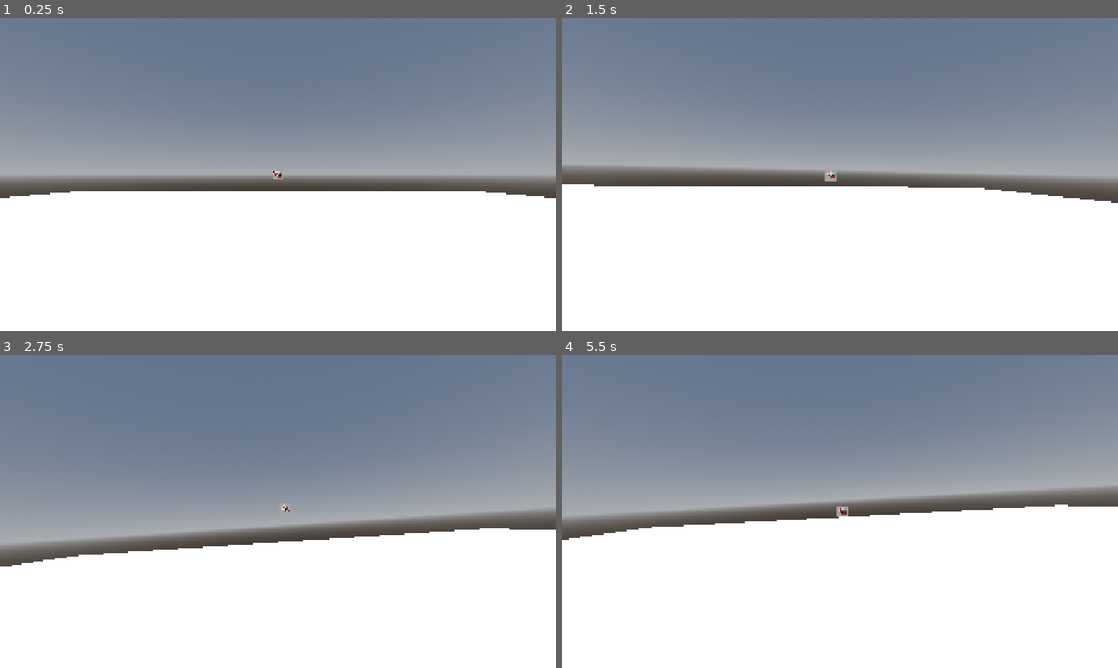
Above: before the commit, frames 1-4 (two rows, left to right).
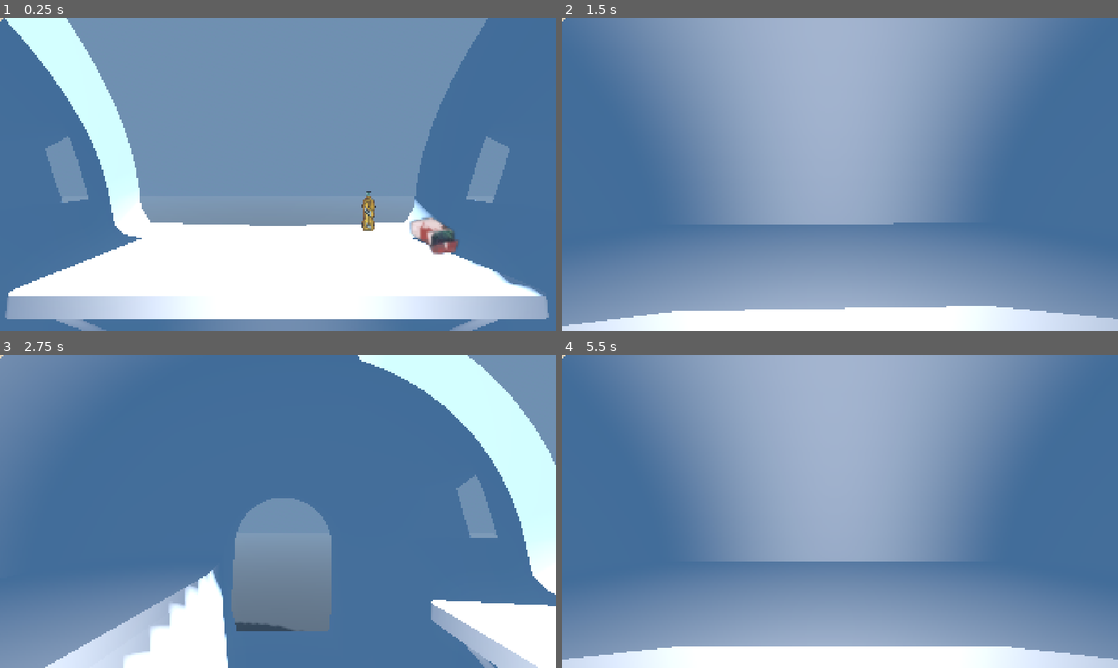
Above: after the commit, the same moments.

Repository: Peponepo/Atlantic-Eats
Game: Godot game, scene res://Scenes/main.tscn
Two runs of this game, one before a commit and one after it. Both use one fixed random seed, a clock stepped at 60 frames per second and the inputs below.
Inputs (mouse positions are in pixels of both pictures, inside the frame that each line leads up to):
- Up to frame 1 (0.25 s): no input
- Up to frame 2 (1.5 s): tap Enter at 0.5 s; move the mouse to (867, 174) at 0.52 s; hold D (turn_right) 0.53-1.28 s; hold S (turn_around) 0.53-1.28 s; click (867, 174) at 0.8 s; move the mouse to (812, 174) at 1.27 s; hold A (turn_left) from 1.28 s (still down); click (812, 174) at 1.35 s
- Up to frame 3 (2.75 s): tap S (turn_around) at 1.55 s; move the mouse to (289, 505) at 2.02 s; release A (turn_left) at 2.03 s; hold D (turn_right) from 2.03 s (still down); hold S (turn_around) from 2.03 s (still down); click (289, 505) at 2.3 s
- Up to frame 4 (5.5 s): move the mouse to (834, 517) at 2.77 s; release S (turn_around) at 2.78 s; click (834, 517) at 2.85 s; tap S (turn_around) at 3.05, 4.55 s; move the mouse to (878, 514) at 3.52 s; release D (turn_right) at 3.53 s; hold S (turn_around) 3.53-4.28 s; hold A (turn_left) from 3.53 s (still down); click (878, 514) at 3.8 s; tap Escape (esc, bound only after the commit) at 4.15 s; move the mouse to (795, 508) at 4.27 s; click (795, 508) at 4.35 s; move the mouse to (845, 511) at 5.02 s; hold S (turn_around) from 5.03 s (still down); click (845, 511) at 5.3 s

The runs differ from the first frame. In frame 1, 77% of the frame differs, in the area x 0-100%, y 0-100%; in frame 2, 90%; in frame 3, 91%; in frame 4, 91%.
Error after the commit: Invalid access to property or key 'window_center' on a base object of type 'Nil'. (res://Scripts/cursor.gd:13)

Commit message:
added a bunch of polish to the camera controller, side-screen rotating, grabbable items, extensable item class, and refactored some systems to make them better for the future

Diff:
--- /dev/null
+++ b/Scenes/grabbable_item.tscn
@@ -0,0 +1,24 @@
+[gd_scene format=3 uid="uid://bc63753wvisrt"]
+
+[ext_resource type="Script" uid="uid://bo01uqk7wixay" path="res://Scripts/grabbable_item.gd" id="1_mo35o"]
+[ext_resource type="Texture2D" uid="uid://nb4u6yoat2wl" path="res://Art/2D/Item/Marlinboros.png" id="1_n7yxa"]
+
+[sub_resource type="SphereShape3D" id="SphereShape3D_6t5aa"]
+radius = 0.10453754
+
+[node name="GrabbableItem" type="Area3D" unique_id=998125772]
+transform = Transform3D(1, 0, -3.5527137e-14, 0, 1, 0, 3.5527137e-14, 0, 1, 0, 0, 0)
+script = ExtResource("1_mo35o")
+size = 0.9755
+
+[node name="CollisionShape3D" type="CollisionShape3D" parent="." unique_id=444428938]
+transform = Transform3D(1, 0, -2.494005e-12, 0, 1, 0, 2.494005e-12, 0, 1, 0, 0, 0)
+shape = SubResource("SphereShape3D_6t5aa")
+debug_color = Color(0.87734646, 0.58203965, 0.60579157, 1)
+
+[node name="Sprite" type="Sprite3D" parent="." unique_id=869108981]
+transform = Transform3D(1, 0, -1.4210855e-14, 0, 1, 0, 1.4210855e-14, 0, 1, 0, -0.017051682, 0)
+pixel_size = 0.0001
+billboard = 2
+no_depth_test = true
+texture = ExtResource("1_n7yxa")
--- a/Scenes/main.tscn
+++ b/Scenes/main.tscn
@@ -1,6 +1,8 @@
 [gd_scene format=3 uid="uid://60mq08ca31b5"]
 
 [ext_resource type="PackedScene" uid="uid://tettfd0lgrqg" path="res://Scenes/player.tscn" id="1_jjgbg"]
+[ext_resource type="Texture2D" uid="uid://8dacil83l2te" path="res://Art/2D/Planceholder/Hand.png" id="2_8gbba"]
+[ext_resource type="PackedScene" uid="uid://b7jtu2hwioe2s" path="res://Scenes/submarine.tscn" id="2_bo1nx"]
 
 [sub_resource type="ProceduralSkyMaterial" id="ProceduralSkyMaterial_jjgbg"]
 sky_horizon_color = Color(0.66224277, 0.6717428, 0.6867428, 1)
@@ -10,11 +12,13 @@
 sky_material = SubResource("ProceduralSkyMaterial_jjgbg")
 
 [sub_resource type="Environment" id="Environment_8gbba"]
-background_mode = 2
+background_mode = 1
+background_color = Color(0.22521952, 0.40575567, 0.58833843, 1)
 sky = SubResource("Sky_bo1nx")
 glow_enabled = true
-
-[sub_resource type="WorldBoundaryShape3D" id="WorldBoundaryShape3D_qnxwq"]
+fog_enabled = true
+fog_light_color = Color(0.43614408, 0.563695, 0.6967849, 1)
+fog_density = 0.059
 
 [sub_resource type="StandardMaterial3D" id="StandardMaterial3D_d1kix"]
 
@@ -22,6 +26,9 @@
 material = SubResource("StandardMaterial3D_d1kix")
 size = Vector2(40, 40)
 orientation = 1
+
+[sub_resource type="StandardMaterial3D" id="StandardMaterial3D_vgqql"]
+albedo_color = Color(0.16924527, 0.1692453, 0.16924527, 1)
 
 [node name="Main" type="Node3D" unique_id=499621592]
 
@@ -32,13 +39,13 @@
 [node name="WorldEnvironment" type="WorldEnvironment" parent="." unique_id=257886883]
 environment = SubResource("Environment_8gbba")
 
-[node name="WorldFloor" type="StaticBody3D" parent="." unique_id=531696396]
-
-[node name="CollisionShape3D" type="CollisionShape3D" parent="WorldFloor" unique_id=793624082]
-shape = SubResource("WorldBoundaryShape3D_qnxwq")
-
-[node name="MeshInstance3D" type="MeshInstance3D" parent="WorldFloor" unique_id=1558813519]
+[node name="MeshInstance3D" type="MeshInstance3D" parent="." unique_id=1558813519]
 mesh = SubResource("QuadMesh_qnxwq")
+surface_material_override/0 = SubResource("StandardMaterial3D_vgqql")
 
 [node name="Player" parent="." unique_id=1561232060 instance=ExtResource("1_jjgbg")]
-transform = Transform3D(1, 0, 0, 0, 1, 0, 0, 0, 1, 0.026848793, 1, 0.13910866)
+transform = Transform3D(1, 0, 0, 0, 1, 0, 0, 0, 1, 0.026848793, 1.559407, 0.13910866)
+cursor_default_tex = ExtResource("2_8gbba")
+
+[node name="Submarine" parent="." unique_id=1464695237 instance=ExtResource("2_bo1nx")]
+transform = Transform3D(-2.066378, 0, -3.1201444e-07, 0, 2.066378, 0, 3.1201444e-07, 0, -2.066378, 0.022969663, 1.5553766, 0.05600512)
--- a/Scenes/player.tscn
+++ b/Scenes/player.tscn
@@ -1,39 +1,53 @@
 [gd_scene format=3 uid="uid://tettfd0lgrqg"]
 
-[ext_resource type="Script" uid="uid://dlbt6gf7hk4cp" path="res://Scripts/camera_pivot.gd" id="1_v0iea"]
-[ext_resource type="Script" uid="uid://clgb565anihj4" path="res://Scenes/player_rotation.gd" id="1_vgqql"]
-[ext_resource type="Texture2D" uid="uid://bon64gnv51a2r" path="res://Textures/Marlinboros.jpg" id="2_6t5aa"]
+[ext_resource type="Script" uid="uid://clgb565anihj4" path="res://Scripts/player_controller.gd" id="1_vgqql"]
 [ext_resource type="Script" uid="uid://dgcf70ag7gdiu" path="res://Scripts/cursor.gd" id="2_cvnsp"]
+[ext_resource type="Texture2D" uid="uid://8dacil83l2te" path="res://Art/2D/Planceholder/Hand.png" id="3_vgqql"]
 
 [sub_resource type="CapsuleMesh" id="CapsuleMesh_qnxwq"]
 
-[sub_resource type="CapsuleShape3D" id="CapsuleShape3D_f60y1"]
-
-[node name="Player" type="CharacterBody3D" unique_id=1561232060]
+[node name="Player" type="Node3D" unique_id=877315769]
 script = ExtResource("1_vgqql")
+lean_deadzone = Vector2(2, 3)
+lean_speed = Vector2(0.01, 0.02)
 
 [node name="MeshInstance3D" type="MeshInstance3D" parent="." unique_id=431085661]
+visible = false
 mesh = SubResource("CapsuleMesh_qnxwq")
-
-[node name="CollisionShape3D" type="CollisionShape3D" parent="." unique_id=1827682635]
-shape = SubResource("CapsuleShape3D_f60y1")
 
 [node name="Head" type="Node3D" parent="." unique_id=918834939]
 
 [node name="CameraPivot" type="Node3D" parent="Head" unique_id=1212069225]
+unique_name_in_owner = true
 transform = Transform3D(1, 0, 0, 0, 1, 0, 0, 0, 1, 0, 0.6805519, 0)
-script = ExtResource("1_v0iea")
 
-[node name="Camera3D" type="Camera3D" parent="Head/CameraPivot" unique_id=281185297]
+[node name="Camera" type="Camera3D" parent="Head/CameraPivot" unique_id=281185297]
+unique_name_in_owner = true
+transform = Transform3D(1, 0, 0, 0, 1, 0, 0, 0, 1, 0, -0.14196438, 0)
 current = true
+
+[node name="CursorRaycast" type="RayCast3D" parent="Head/CameraPivot/Camera" unique_id=754597761]
+unique_name_in_owner = true
+collide_with_areas = true
+collide_with_bodies = false
+debug_shape_custom_color = Color(1, 0, 0.69803923, 1)
 
 [node name="UI" type="CanvasLayer" parent="." unique_id=933530641]
 
-[node name="Cursor" type="TextureRect" parent="UI" unique_id=1171320561]
+[node name="CursorHolder" type="Node2D" parent="UI" unique_id=1808868553 node_paths=PackedStringArray("player")]
+unique_name_in_owner = true
+script = ExtResource("2_cvnsp")
+smoothness = 10.0
+player = NodePath("../..")
+
+[node name="Cursor" type="TextureRect" parent="UI/CursorHolder" unique_id=1171320561]
+unique_name_in_owner = true
 custom_minimum_size = Vector2(32, 32)
-offset_right = 40.0
-offset_bottom = 40.0
-texture = ExtResource("2_6t5aa")
+offset_left = -20.0
+offset_top = -20.0
+offset_right = 20.0
+offset_bottom = 20.0
+pivot_offset_ratio = Vector2(0.5, 0.5)
+texture = ExtResource("3_vgqql")
 expand_mode = 1
 stretch_mode = 5
-script = ExtResource("2_cvnsp")
--- a/Scenes/player_rotation.gd
+++ /dev/null
@@ -1,26 +0,0 @@
-extends CharacterBody3D
-
-@export var turn_speed: float = 10.0
-
-var target_rotation: float = 0.0
-
-func _input(event):
-	#if D is pressed, turn right
-	if event.is_action_pressed("turn_right"):
-		target_rotation -= 90.0
-
-	#if S is pressed, turn around
-	elif event.is_action_pressed("turn_around"):
-		target_rotation += 180.0
-
-	#if A is pressed, turn left
-	elif event.is_action_pressed("turn_left"):
-		target_rotation += 90.0
-
-
-func _process(delta):
-	rotation.y = lerp_angle(
-		rotation.y,
-		deg_to_rad(target_rotation),
-		1.0 - exp(-turn_speed * delta)
-	)
--- /dev/null
+++ b/Scenes/submarine.tscn
@@ -0,0 +1,33 @@
+[gd_scene format=3 uid="uid://b7jtu2hwioe2s"]
+
+[ext_resource type="PackedScene" uid="uid://buxfr82qgu0s6" path="res://Art/3D/Submarine.glb" id="1_hyx2r"]
+[ext_resource type="PackedScene" uid="uid://bc63753wvisrt" path="res://Scenes/grabbable_item.tscn" id="2_74qfh"]
+
+[node name="Submarine" type="Node3D" unique_id=1464695237]
+transform = Transform3D(-2.066378, 0, -1.8064851e-07, 0, 2.066378, 0, 1.8064851e-07, 0, -2.066378, 0, 0, 0)
+
+[node name="Model" type="Node3D" parent="." unique_id=298140425]
+
+[node name="OmniLight3D" type="OmniLight3D" parent="Model" unique_id=1483883408]
+transform = Transform3D(0.48393854, 0, -7.1054274e-15, 0, 0.48393854, 0, 7.1054274e-15, 0, 0.48393854, -0.020333173, 0.05737233, -0.03581132)
+omni_range = 2.0776021
+
+[node name="Submarine" parent="Model" unique_id=531735892 instance=ExtResource("1_hyx2r")]
+transform = Transform3D(1, 0, -1.4210855e-14, 0, 1, 0, 1.4210855e-14, 0, 1, 0, 0, 0)
+
+[node name="Items" type="Node3D" parent="." unique_id=1917770635]
+
+[node name="GrabbableItem" parent="Items" unique_id=466594871 instance=ExtResource("2_74qfh")]
+transform = Transform3D(1, 0, -3.5527137e-14, 0, 1, 0, 3.5527137e-14, 0, 1, -0.4543276, 0.1035436, 0.55179435)
+item_id = "cigs"
+size = 0.105
+
+[node name="GrabbableItem2" parent="Items" unique_id=998125772 instance=ExtResource("2_74qfh")]
+transform = Transform3D(1, 0, -4.973799e-14, 0, 1, 0, 4.973799e-14, 0, 1, -1.0183147, 0.1035436, -0.5738799)
+item_id = "shake"
+size = 0.105
+
+[node name="GrabbableItem3" parent="Items" unique_id=1748294780 instance=ExtResource("2_74qfh")]
+transform = Transform3D(1, 0, -4.973799e-14, 0, 1, 0, 4.973799e-14, 0, 1, -0.35560757, 0.13620712, 0.7491275)
+item_id = "energy"
+size = 0.105
--- /dev/null
+++ b/Scripts/Global.gd
@@ -0,0 +1,8 @@
+extends Node
+
+func _ready() -> void:
+	Input.mouse_mode = Input.MOUSE_MODE_CAPTURED
+
+func _input(event):
+	if event.is_action_pressed("esc"):
+		Input.mouse_mode = Input.MOUSE_MODE_CAPTURED if Input.mouse_mode == Input.MOUSE_MODE_VISIBLE else Input.MOUSE_MODE_VISIBLE
--- a/Scripts/camera_pivot.gd
+++ b/Scripts/camera_pivot.gd
@@ -1,47 +1,22 @@
-
 extends Node3D
 
-@export_category("Camera Lean")
-@export var max_lean: float = 4.0
-@export var mouse_sensitivity: float = 0.015
-@export var smoothness: float = 5.0
-
-var target_rotation := Vector3.ZERO
-
-func _ready():
-	Input.mouse_mode = Input.MOUSE_MODE_CAPTURED
+#func _input(event):
+	#if event is InputEventMouseMotion:
+		#if Input.mouse_mode == Input.MOUSE_MODE_CAPTURED:
+			# Horizontal mouse movement = camera roll
+			#target_rotation.z = clamp(
+				#-event.relative.x * mouse_sensitivity,
+				#-deg_to_rad(max_lean),
+				#deg_to_rad(max_lean)
+			#)
+#
+			## Vertical mouse movement = camera pitch
+			#target_rotation.x = clamp(
+				#-event.relative.y * mouse_sensitivity,
+				#-deg_to_rad(max_lean),
+				#deg_to_rad(max_lean)
+			#)
 
 
-func _input(event):
-	if event is InputEventMouseMotion:
-		if Input.mouse_mode == Input.MOUSE_MODE_CAPTURED:
-
-			# Horizontal mouse movement = camera roll
-			target_rotation.z = clamp(
-				-event.relative.x * mouse_sensitivity,
-				-deg_to_rad(max_lean),
-				deg_to_rad(max_lean)
-			)
-
-			# Vertical mouse movement = camera pitch
-			target_rotation.x = clamp(
-				-event.relative.y * mouse_sensitivity,
-				-deg_to_rad(max_lean),
-				deg_to_rad(max_lean)
-			)
-
-
-func _process(delta):
-	var weight = 1.0 - exp(-smoothness * delta)
-
-	rotation.x = lerp_angle(
-		rotation.x,
-		target_rotation.x,
-		weight
-	)
-
-	rotation.z = lerp_angle(
-		rotation.z,
-		target_rotation.z,
-		weight
-	)
+#func _process(delta):
+	#pass
--- a/Scripts/cursor.gd
+++ b/Scripts/cursor.gd
@@ -1,38 +1,42 @@
+extends Node2D
 
-extends TextureRect
-
-@export var cursor_distance: float = 100.0
+#@export var cursor_distance: float = 100.0
 @export var cursor_sensitivity: float = 0.5
 @export var smoothness: float = 8.0
+@export var player: Node3D
+
+@onready var cursor_img: TextureRect = %Cursor
 
 var target_offset := Vector2.ZERO
-var screen_center := Vector2.ZERO
 
 func _ready():
-	mouse_filter = Control.MOUSE_FILTER_IGNORE
-	#get screen center
-	screen_center = get_viewport_rect().size / 2
-	position = screen_center - size / 2
-
+	position = Util.window_center
 
 func _input(event):
 	if event is InputEventMouseMotion:
 		if Input.mouse_mode == Input.MOUSE_MODE_CAPTURED:
+			target_offset += event.relative * cursor_sensitivity
+			target_offset = target_offset.clamp(-Util.window_center, Util.window_center)
 
-			target_offset += event.relative * cursor_sensitivity
 
-			target_offset = target_offset.limit_length(cursor_distance)
 
 
 func _process(delta):
-	var weight = 1.0 - exp(-smoothness * delta)
+	var target_position = Util.window_center + target_offset
 
-	var current_position = position + size / 2
-	var target_position = screen_center + target_offset
+	if player.view_animating:
+		var weight = (smoothness * delta)
+		position = lerp(position, target_position, weight)
 
-	current_position = current_position.lerp(
-		target_position,
-		weight
-	)
+	else:
+		position = target_position
 
-	position = current_position - size / 2
+	#var current_position = position + size / 2
+
+
+	#current_position = current_position.lerp(
+		#target_position,
+		#weight
+	#)
+#
+	#position = current_position - size / 2
--- /dev/null
+++ b/Scripts/grabbable_item.gd
@@ -0,0 +1,18 @@
+extends Area3D
+class_name GrabbableItem
+
+@export var item_id : String
+@export var size : float = 0.5
+@export var display_count : int = 1
+
+@onready var collision_shape: CollisionShape3D = $CollisionShape3D
+@onready var sprite: Sprite3D = $Sprite
+
+var item : Item
+
+func _ready() -> void:
+	collision_shape.shape.radius = size
+	item = Item.new(item_id)
+	sprite.texture = item.world_texture
+	sprite.scale = Vector3.ONE * item.world_scale
+	#print(item.display_name)
--- /dev/null
+++ b/Scripts/item.gd
@@ -0,0 +1,45 @@
+class_name Item
+
+var item_id : String
+var display_name : String
+
+var world_texture : Texture2D
+var world_scale : float
+
+var cursor_texture : Texture2D
+var cursor_scale : float
+
+const ITEMS : Dictionary[String, Dictionary] = {
+	"cigs" : {
+		"display_name" : "Marlinboros",
+
+		"world_texture" : preload("res://Art/2D/Item/Marlinboros.png"),
+		"world_scale" : 1.0,
+
+		"cursor_texture" : preload("res://Art/2D/Item/Marlinboros.png"),
+		"cursor_scale" : 3.0
+	},
+	"energy" : {
+		"display_name" : "Energy",
+
+		"world_texture" : preload("res://Art/2D/Item/energy.png"),
+		"world_scale" : 1.0,
+
+		"cursor_texture" : preload("res://Art/2D/Item/energy.png"),
+		"cursor_scale" : 3.0
+	},
+	"shake" : {
+		"display_name" : "Shake",
+
+		"world_texture" : preload("res://Art/2D/Item/shake.png"),
+		"world_scale" : 1.0,
+
+		"cursor_texture" : preload("res://Art/2D/Item/shake.png"),
+		"cursor_scale" : 3.0
+	}
+
+}
+
+func _init(_item_id : String) -> void:
+	for variable : String in ITEMS["cigs"].keys():
+		set(variable, ITEMS[_item_id][variable])
--- /dev/null
+++ b/Scripts/player_controller.gd
@@ -0,0 +1,115 @@
+extends Node3D
+@export var turn_speed: float = 10.0
+
+@export_category("Camera Lean")
+@export var max_lean: Vector2 = Vector2(4, 4)
+@export var lean_deadzone: Vector2 = Vector2(1, 1)
+@export var lean_speed : Vector2 = Vector2.ONE * 0.005
+#@export var mouse_sensitivity: float = 0.015
+
+@export_category("Cursor")
+@export var snap_cursor: float = 5.0
+@export var cursor_default_tex : Texture2D
+@export var cursor_default_scale : float = 1.0
+@export var cursor_turn_dist : float = 100.0
+
+var target_lean := Vector2.ZERO
+
+@onready var cursor: Node2D = %CursorHolder
+@onready var camera: Camera3D = %Camera
+@onready var cursor_raycast: RayCast3D = %CursorRaycast
+
+const MAX_GRAB_DIST = 40.0
+
+var target_rotation: float = 0.0
+var hovered_item : GrabbableItem
+var held_item : Item
+var view_animating : bool = false
+var tween : Tween
+
+func rotate_to(angle : float):
+	angle = deg_to_rad(angle)
+	target_rotation += angle
+	angle = target_rotation
+	view_animating = true
+	if tween : tween.stop()
+	tween = create_tween()
+	tween.tween_property(self, "rotation:y",  lerp_angle(rotation.y, angle, 0.9), 0.15).set_ease(Tween.EASE_IN).set_trans(Tween.TRANS_QUAD)
+	tween.tween_property(self, "rotation:y", lerp_angle(rotation.y, angle, 1.0), 0.15).set_ease(Tween.EASE_OUT).set_trans(Tween.TRANS_BOUNCE)
+	await  tween.finished
+	view_animating = false
+
+func _input(event):
+	#if D is pressed, turn right
+	if event.is_action_pressed("turn_right"):
+		rotate_to(-90)
+
+	#if S is pressed, turn around
+	elif event.is_action_pressed("turn_around"):
+		rotate_to(180)
+
+	#if A is pressed, turn left
+	elif event.is_action_pressed("turn_left"):
+		rotate_to(90)
+
+	elif event.is_action_pressed("pick_up") and hovered_item and not held_item:
+
+		held_item = hovered_item.item
+		print("held ", hovered_item.item.display_name)
+
+	elif event.is_action_released("pick_up"):
+		held_item = null
+		print("unheld")
+
+
+func _process(delta):
+	# calc camera lean
+	var lean_dir : Vector2 = (-cursor.target_offset) * lean_speed
+	target_lean.x = clamp(lean_dir.x - sign(lean_dir.x) * lean_deadzone.x, -max_lean.x, max_lean.x) if abs(lean_dir.x) > lean_deadzone.x else 0.0
+	target_lean.y = clamp(lean_dir.y - sign(lean_dir.y) * lean_deadzone.y, -max_lean.y, max_lean.y) if abs(lean_dir.y) > lean_deadzone.y else 0.0
+
+	camera.rotation.x = lerp_angle(
+		camera.rotation.x,
+		deg_to_rad(target_lean.y),
+		snap_cursor * delta
+	)
+
+	camera.rotation.z = lerp_angle(
+		camera.rotation.z,
+		deg_to_rad(target_lean.x),
+		snap_cursor * delta
+	)
+
+	var edge_dist : float = Util.window_center.x - abs(cursor.target_offset.x)
+	if edge_dist < cursor_turn_dist:
+		rotate_to(90 * sign(-cursor.target_offset.x))
+		cursor.target_offset.x *= -1
+		cursor.target_offset.x += sign(-cursor.target_offset.x) * cursor_turn_dist
+
+
+	# test for grabbable items
+	var cursor_normal : Vector3 = camera.project_ray_normal(cursor.position); # get where the plr is looking
+	cursor_normal = cursor_normal.rotated(Vector3.UP, -camera.global_rotation.y) # correct for parent rotation
+	cursor_raycast.target_position = cursor_normal * MAX_GRAB_DIST
+	cursor_raycast.force_raycast_update()
+	hovered_item = null
+	if cursor_raycast.is_colliding():
+		var area : Area3D = cursor_raycast.get_collider()
+		if area is GrabbableItem:
+			hovered_item = area
+
+	var cursor_img : TextureRect = cursor.cursor_img
+	if held_item:
+		cursor_img.texture = held_item.cursor_texture
+		cursor_img.scale = Vector2.ONE * held_item.cursor_scale
+
+	else:
+		cursor_img.texture = cursor_default_tex
+		cursor_img.scale = Vector2.ONE * cursor_default_scale
+
+
+	#rotation.y = lerp_angle(
+		#rotation.y,
+		#deg_to_rad(target_rotation),
+		#1.0 - exp(-turn_speed * delta)
+	#)
--- /dev/null
+++ b/command_list.gd
@@ -0,0 +1,22 @@
+
+extends Object
+
+var list : Array[String]:
+	get(): return commands.keys()
+
+var commands : Dictionary[String, Dictionary] = {
+	"help" : {
+		"execute" :
+			func(_args : Array):
+				Debug.push("List of avalable commands:", Debug.INFO)
+				for command in list:
+					Debug.push("\t"+command, Debug.INFO)
+,
+		"autocomplete":
+			func(_last_word : String):
+				match _last_word:
+					#"item": return Global.ITEM_LIST
+					_: return []
+,
+	}
+}
--- a/project.godot
+++ b/project.godot
@@ -15,6 +15,14 @@
 config/features=PackedStringArray("4.7", "Forward Plus")
 config/icon="res://icon.svg"
 
+[autoload]
+
+Util="*uid://dhqqejsdf4hqa"
+File="*uid://bf37xhyvqxu5u"
+InputHelper="*uid://c7mc0ph6ulpgr"
+Debug="*uid://bfxluiesgnvul"
+Global="*uid://cyxic4k1bsi5k"
+
 [display]
 
 window/size/viewport_width=1920
@@ -27,16 +35,28 @@
 turn_left={
 "deadzone": 0.2,
 "events": [Object(InputEventKey,"resource_local_to_scene":false,"resource_name":"","device":-1,"window_id":0,"alt_press …(191 unchanged characters)…
+, Object(InputEventKey,"resource_local_to_scene":false,"resource_name":"","device":-1,"window_id":0,"alt_pressed":false,"shift_pressed":false,"ctrl_pressed":false,"meta_pressed":false,"pressed":false,"keycode":0,"physical_keycode":81,"key_label":0,"unicode":113,"location":0,"echo":false,"script":null)
 ]
 }
 turn_right={
 "deadzone": 0.2,
 "events": [Object(InputEventKey,"resource_local_to_scene":false,"resource_name":"","device":-1,"window_id":0,"alt_press …(192 unchanged characters)…
+, Object(InputEventKey,"resource_local_to_scene":false,"resource_name":"","device":-1,"window_id":0,"alt_pressed":false,"shift_pressed":false,"ctrl_pressed":false,"meta_pressed":false,"pressed":false,"keycode":0,"physical_keycode":69,"key_label":0,"unicode":101,"location":0,"echo":false,"script":null)
 ]
 }
 turn_around={
 "deadzone": 0.2,
 "events": [Object(InputEventKey,"resource_local_to_scene":false,"resource_name":"","device":-1,"window_id":0,"alt_press …(192 unchanged characters)…
+]
+}
+esc={
+"deadzone": 0.2,
+"events": [Object(InputEventKey,"resource_local_to_scene":false,"resource_name":"","device":-1,"window_id":0,"alt_pressed":false,"shift_pressed":false,"ctrl_pressed":false,"meta_pressed":false,"pressed":false,"keycode":0,"physical_keycode":4194305,"key_label":0,"unicode":0,"location":0,"echo":false,"script":null)
+]
+}
+pick_up={
+"deadzone": 0.2,
+"events": [Object(InputEventMouseButton,"resource_local_to_scene":false,"resource_name":"","device":-1,"window_id":0,"alt_pressed":false,"shift_pressed":false,"ctrl_pressed":false,"meta_pressed":false,"button_mask":1,"position":Vector2(285, 29),"global_position":Vector2(299, 88),"factor":1.0,"button_index":1,"canceled":false,"pressed":true,"double_click":false,"script":null)
 ]
 }
 
Renamed: Textures/Marlinboros.jpg -> Art/2D/Item/Marlinboros.jpg
Not shown, added: Art/2D/Item/Marlinboros.jpg.import
Binary file added: Art/2D/Item/Marlinboros.png
Not shown, changed: Art/2D/Item/Marlinboros.png.import
Binary file added: Art/2D/Item/energy.png
Not shown, added: Art/2D/Item/energy.png.import
Binary file added: Art/2D/Item/shake.png
Not shown, added: Art/2D/Item/shake.png.import
Binary file added: Art/2D/Planceholder/Hand.png
Not shown, added: Art/2D/Planceholder/Hand.png.import
Binary file added: Art/3D/Submarine.glb
Not shown, added: Art/3D/Submarine.glb.import
(and 13 more such lines)
